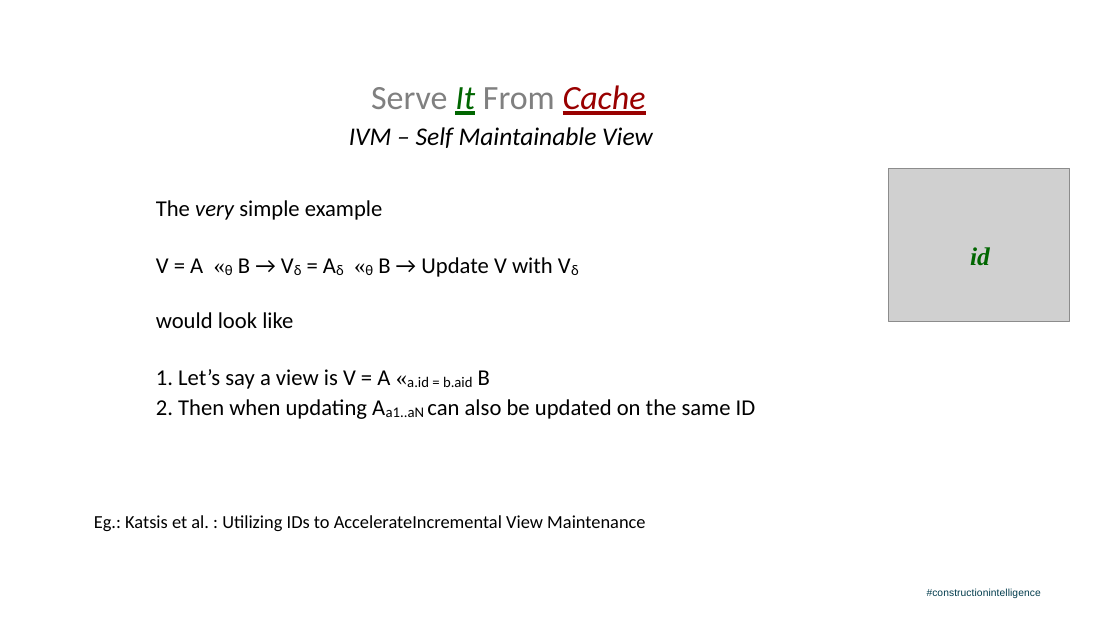
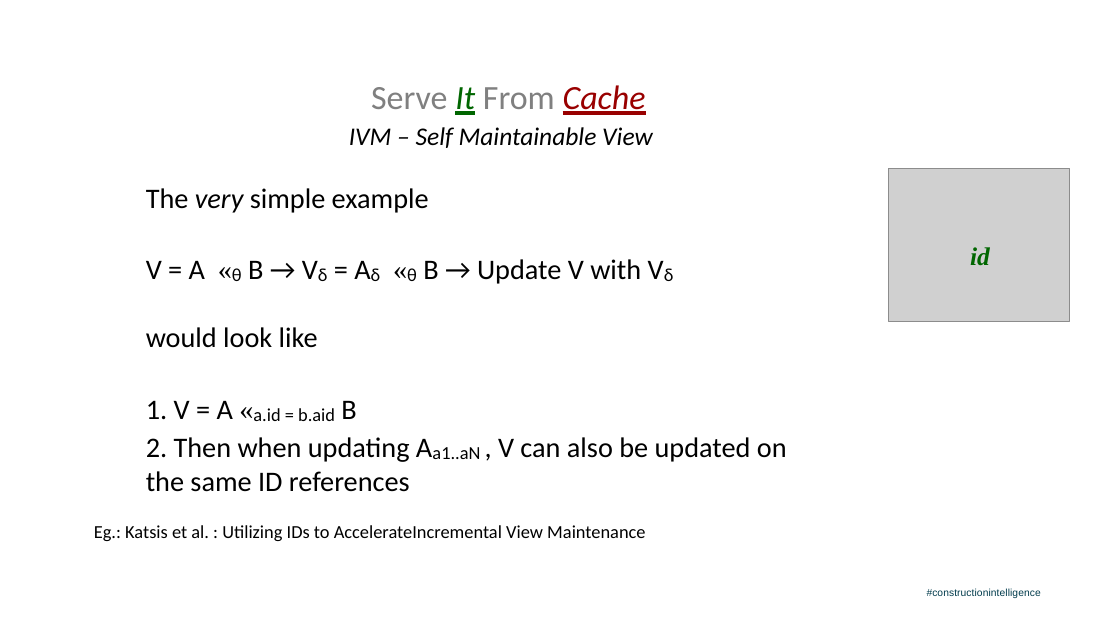
Before and after one commit to salmonix/incremental_query_cache, a slide deck: slide 13 of Milan_PgConf2019_Presentation.odp (slide 12 before the commit). Drawn at 1120x630 pixels with LibreOffice and Linux fonts; fonts in the diff are those of the drawing; grey boxes stand for pictures; background and template pictures are left out. Boxes give left, top, right and bottom in pixels: in the first picture for what was removed or moved away, otherwise in the second. Text is boxed around its words. In the diff, an @@ line names an element or a change of style, - is before the commit and + after.

```diff
--- a/Milan_PgConf2019_Presentation.odp
+++ b/Milan_PgConf2019_Presentation.odp
@@ text "The very simple example": place and size @@
-text "The very simple example" at box(156, 200, 756, 419)
+text "The very simple example" at box(146, 188, 787, 492)
@@ text at box(146, 188, 641, 284): size 32 to 40 pt in "The very simple example", "V = A «θ B → Vδ ..."; size 35.9 to 44.8 pt in "«θ Vδ Aδ «θ Vδ" @@
@@ text at box(146, 327, 787, 492): text changed; size 32 to 40 pt @@
-would look like
-1. Let’s say a view is V = A «a.id = b.aid B
-2. Then when updating Aa1..aN can also be updated on the same ID
+would look like
+1. V = A «a.id = b.aid B
+2. Then when updating Aa1..aN , V can also be updated on the same ID references
@@ text "Eg.: Katsis et al. : ...": place and size @@
-text "Eg.: Katsis et al. : ..." at box(94, 515, 645, 531)
+text "Eg.: Katsis et al. : ..." at box(94, 525, 645, 541)
```
Also in this commit, not shown: 21 other slides changed, 2 slides added, 2 slides removed, 1 other file.
